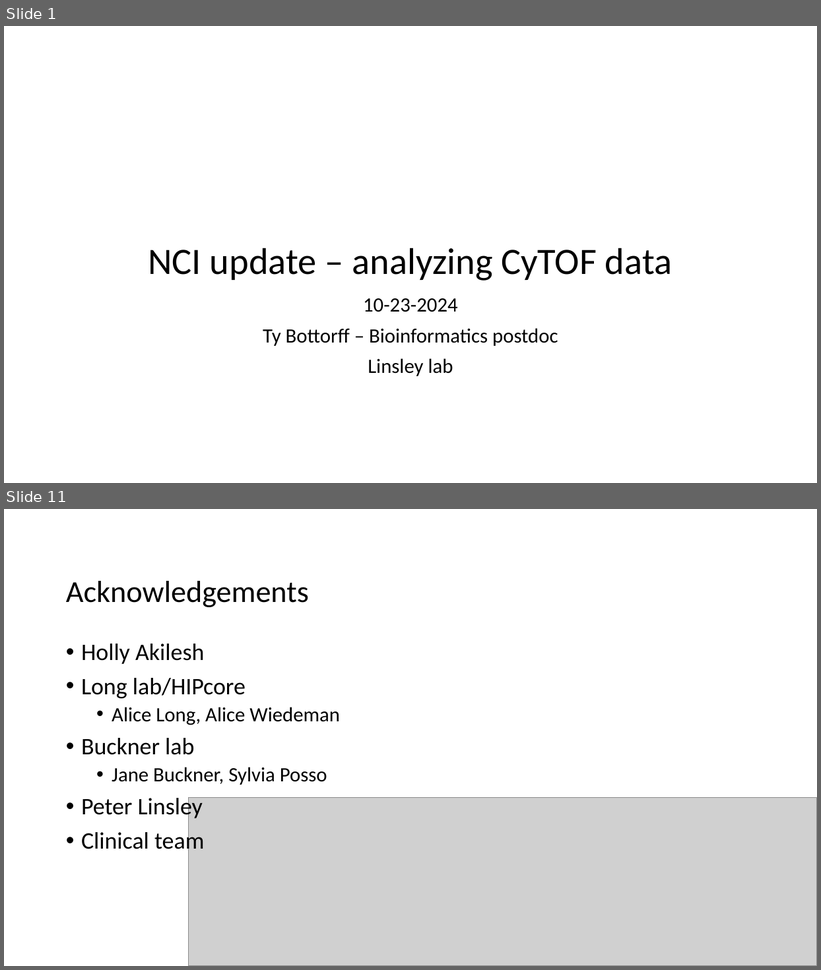
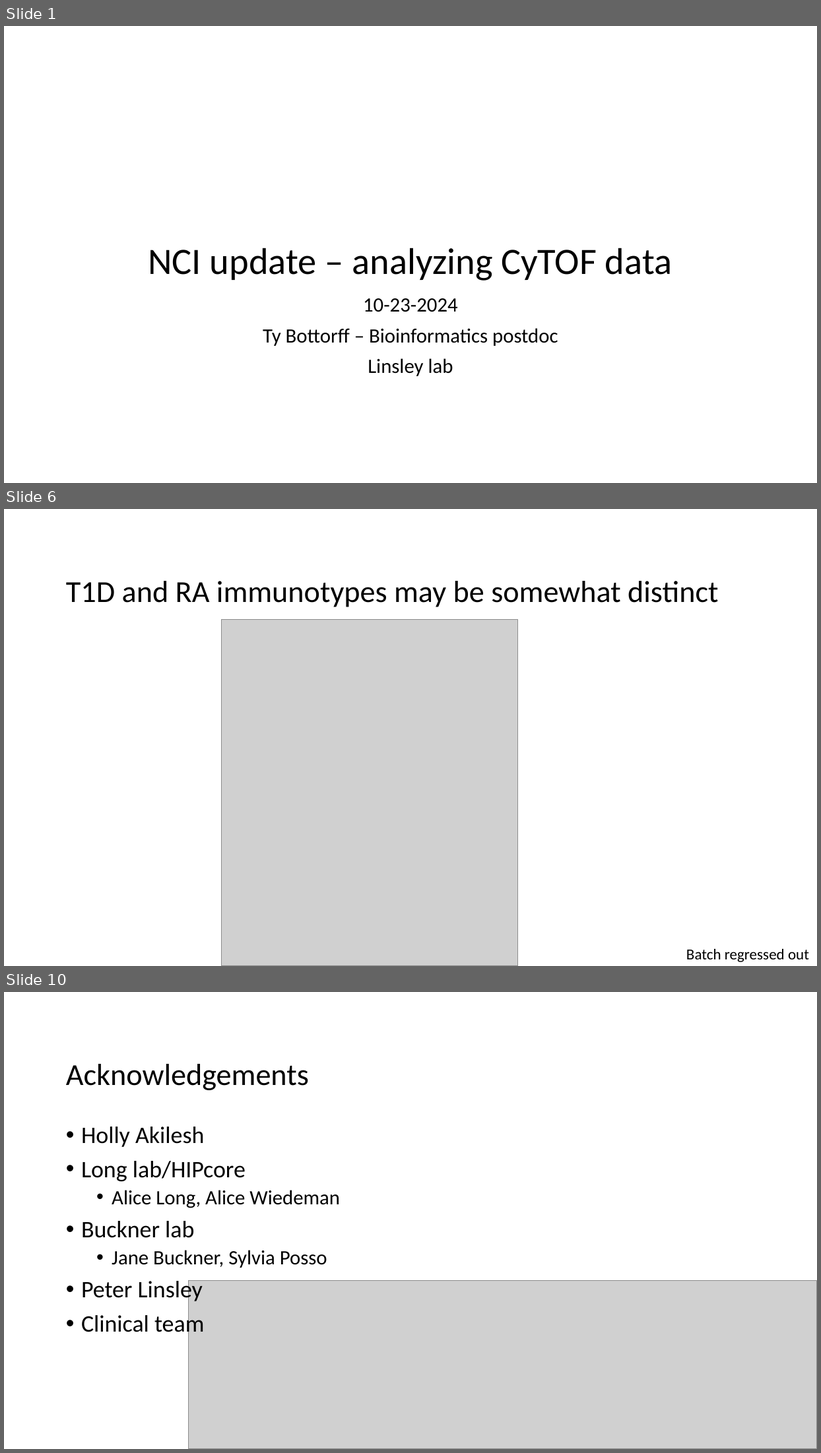
Before and after one commit to tybottorff/bottorffdocs, a slide deck: presentations/NCI_talks/2024_10_23.pptx. Shown one above the other, each under a label of ours: slides 1 and 11 before the commit, slides 1, 6 and 10 after it; the slides between them are not shown. The pictures are 821x970 and 821x1453 pixels, drawn with LibreOffice and Linux fonts; fonts in the diff are those of the drawing; grey boxes stand for pictures. Boxes give left, top, right and bottom in pixels: in the first picture for what was removed or moved away, otherwise in the second. Text is boxed around its words. In the diff, an @@ line names an element or a change of style, - is before the commit and + after.

```diff
--- a/presentations/NCI_talks/2024_10_23.pptx
+++ b/presentations/NCI_talks/2024_10_23.pptx
@@ slide 6 added at box(4, 509, 817, 966), background #FFFFFF @@
@@ title added at box(66, 581, 718, 607), 36 pt, text #000000 @@
+T1D and RA immunotypes may be somewhat distinct
@@ picture added at box(222, 619, 518, 966) @@
@@ text added at box(686, 949, 809, 962), 18 pt, text #000000 @@
+Batch regressed out
@@ what was slide 11 is now slide 10 @@
```
Also in this commit, not shown: 6 slides changed, 1 other slide added, 4 slides removed.
